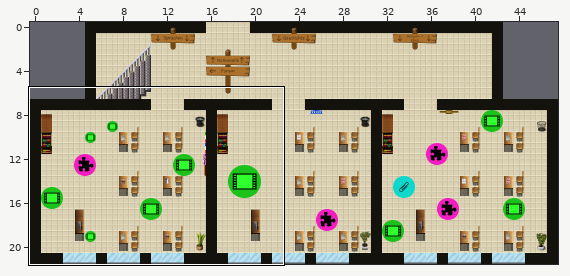
Two states of a Tiled map (JSON), optimized/maps/neubau.json. Above: a wide view before the commit, with the close-up outlined.
Close-up. As it was:
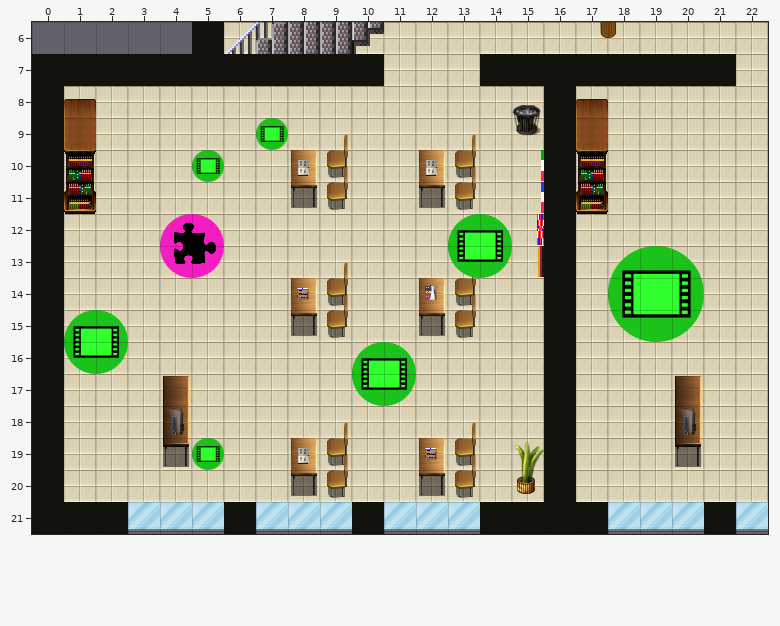
Cells are 32x32 px. Shown: x 0..22, y 6..21. Not drawn, because the pictures are missing: unchanged layers "portal0-forum", "start", "start0-forum".
The same view after the edit:
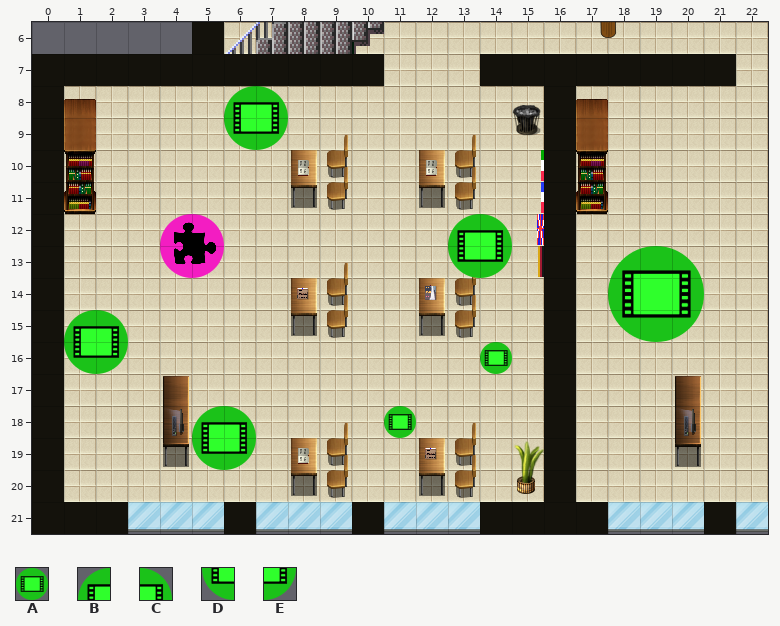
Key: from "Icons": A 41, B 42, C 43, D 53, E 54.
_ is an empty cell.
Tiles replaced or removed in this view: A, B, C, D, E.
Edits made:
Changed rows in their new state; . is an unchanged cell.
Layer "KochVideo_Franze":
first column x 10:
16 __
17 __
18 .A
Layer "Video2_Franze":
first column x 5:
18 BC
19 DE
Layer "Video1_Latein":
first column x 6:
 8 BC
 9 DE
Layer "Video2_Latein":
first column x 5:
10 _
first column x 14:
16 A
Boxes around the changes in both close-ups, in picture pixels (x1, y1, x2, y2):
changed: (192, 86, 288, 182)
changed: (352, 342, 416, 438)
added: (480, 342, 512, 374)
changed: (192, 406, 256, 470)
